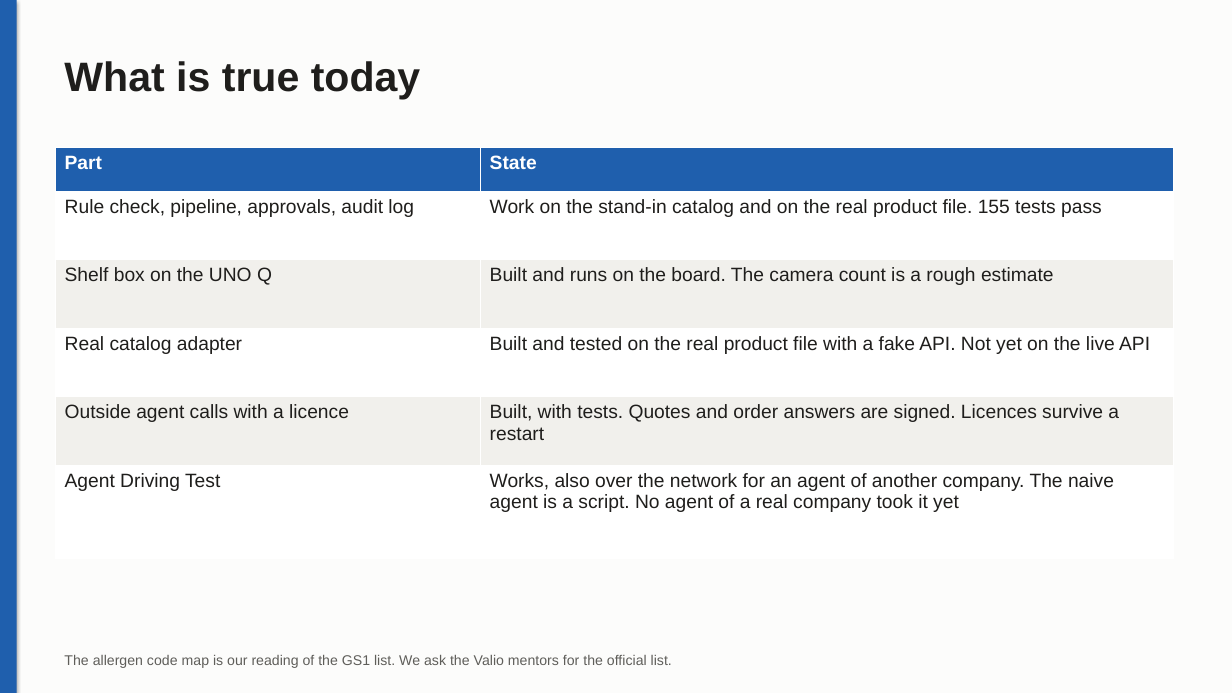
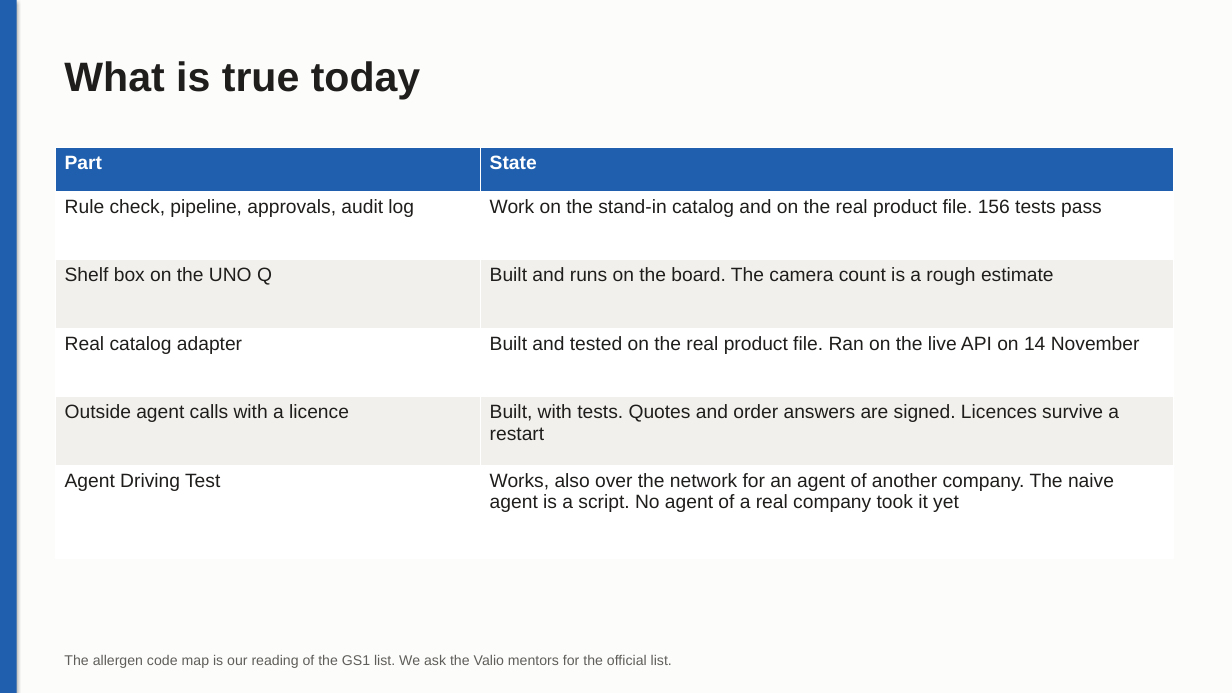
Before and after one commit to Alejo-end/mise, a slide deck: slide 10 of docs/decks/Valio - Aimo Agent Gateway.pptx. Drawn at 1232x693 pixels with LibreOffice and Linux fonts; fonts in the diff are those of the drawing. Boxes give left, top, right and bottom in pixels: in the first picture for what was removed or moved away, otherwise in the second. Text is boxed around its words. In the diff, an @@ line names an element or a change of style, - is before the commit and + after.

```diff
--- a/docs/decks/Valio - Aimo Agent Gateway.pptx
+++ b/docs/decks/Valio - Aimo Agent Gateway.pptx
@@ table at (55,148,1174,559) @@
-row 2, column 2: Work on the stand-in catalog and on the real product file. 155 tests pass
+row 2, column 2: Work on the stand-in catalog and on the real product file. 156 tests pass
-row 4, column 2: Built and tested on the real product file with a fake API. Not yet on the live API
+row 4, column 2: Built and tested on the real product file. Ran on the live API on 14 November
```
Also in this commit, not shown: 8 other files.
